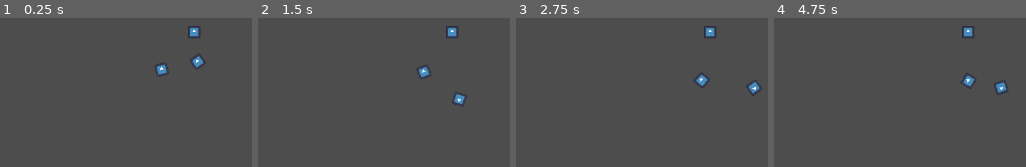
Above: before the commit, frames 1-4 (left to right).
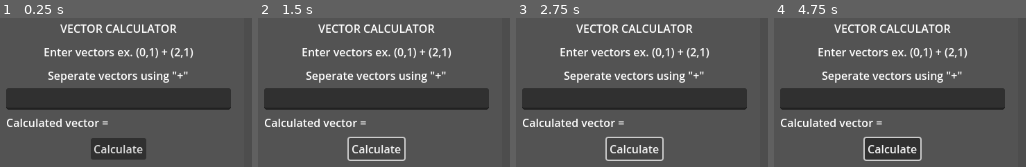
Above: after the commit, the same moments.

Repository: Hugo-Blosse/godot-physics-test
Game: Godot game, scene res://vector_calculator.tscn
The game is run twice, just before and just after one commit, with the same random seed, the same clock (stepped at 60 frames per second) and the same inputs. Before the commit the project starts from res://test.tscn. The engine's default icon, where the game draws it, is replaced by a stand-in: a white triangle on a blue panel in a dark square.
Inputs (mouse positions are in pixels of both pictures, inside the frame that each line leads up to):
- Up to frame 1 (0.25 s): no input
- Up to frame 2 (1.5 s): click (376, 149) at 0.5 s, where only the run after the commit has a clickable "Calculate"; click (376, 149) at 1.25 s, where only the run after the commit has a clickable "Calculate"
- Up to frame 3 (2.75 s): click (634, 149) at 2 s, where only the run after the commit has a clickable "Calculate"
- Up to frame 4 (4.75 s): tap Enter at 2.75 s; move the mouse to (outside the picture) at 2.77 s; tap F (finish) at 2.85 s; tap S (start) at 3.05, 3.5, 3.6 s; move the mouse to (outside the picture) at 3.52 s; tap B (ball, bound only after the commit) at 3.8, 4.35 s; move the mouse to (outside the picture) at 4.27 s; tap C (clear, bound only after the commit) at 4.55 s

The runs differ from the first frame. In frame 1, 23% of the frame differs, in the area x 2-92%, y 4-95%; in frame 2, 21%; in frame 3, 22%; in frame 4, 24%, in the area x 2-93%, y 4-96%.
Error after the commit: Invalid access of index '1' on a base object of type: 'PackedStringArray'. (res://VectorCalculator.gd:17)

Commit message:
rope and vector calculator
added working spawing rope
added vector calculator

Diff:
--- /dev/null
+++ b/VectorCalculator.gd
@@ -0,0 +1,25 @@
+extends Control
+
+
+@onready var line_edit : LineEdit = $ColorRect/MarginContainer/VBoxContainer/LineEdit
+
+@onready var answear : Label = $ColorRect/MarginContainer/VBoxContainer/Label3
+var vectors_values_1 : Array = []
+var vectors_values_2 : Array = []
+
+
+func calculate_vector():
+	var text : String = line_edit.text
+	var split_text = text.split("+")
+	for split in split_text:
+		var vector_value = split.split(",")
+		vectors_values_1.append(vector_value[0].to_int())
+		vectors_values_2.append(vector_value[1].to_int())
+	var vector : Vector2
+	for val in vectors_values_1.size():
+		vector += Vector2(vectors_values_1[val], vectors_values_2[val])
+	answear.text = str("Calculated vector = ", vector)
+
+
+func _on_line_edit_text_submitted(new_text):
+	calculate_vector()
--- /dev/null
+++ b/ball.gd
@@ -0,0 +1,5 @@
+extends RigidBody2D
+
+
+func _ready():
+	apply_force(Vector2(10000,0))
--- /dev/null
+++ b/ball.tscn
@@ -0,0 +1,17 @@
+[gd_scene load_steps=4 format=3 uid="uid://b65tepsc53jqg"]
+
+[ext_resource type="Texture2D" uid="uid://puc10aemwar4" path="res://icon.svg" id="1_cgxeg"]
+[ext_resource type="Script" path="res://ball.gd" id="1_tqfqg"]
+
+[sub_resource type="CircleShape2D" id="CircleShape2D_3yaoe"]
+radius = 55.0818
+
+[node name="Ball" type="RigidBody2D"]
+collision_layer = 2
+script = ExtResource("1_tqfqg")
+
+[node name="Sprite2D" type="Sprite2D" parent="."]
+texture = ExtResource("1_cgxeg")
+
+[node name="CollisionShape2D" type="CollisionShape2D" parent="."]
+shape = SubResource("CircleShape2D_3yaoe")
--- /dev/null
+++ b/control_panel.tscn
@@ -0,0 +1,9 @@
+[gd_scene format=3 uid="uid://b4v30y748filc"]
+
+[node name="ControlPanel" type="Control"]
+layout_mode = 3
+anchors_preset = 15
+anchor_right = 1.0
+anchor_bottom = 1.0
+grow_horizontal = 2
+grow_vertical = 2
--- /dev/null
+++ b/main.tscn
@@ -0,0 +1,7 @@
+[gd_scene load_steps=2 format=3 uid="uid://cqcf5bonx7cqy"]
+
+[ext_resource type="PackedScene" uid="uid://dm6edssnsvqga" path="res://test.tscn" id="1_g22mq"]
+
+[node name="main" type="Node2D"]
+
+[node name="test" parent="." instance=ExtResource("1_g22mq")]
--- a/project.godot
+++ b/project.godot
@@ -11,7 +11,7 @@
 [application]
 
 config/name="ropetest"
-run/main_scene="res://test.tscn"
+run/main_scene="res://vector_calculator.tscn"
 config/features=PackedStringArray("4.2", "Mobile")
 config/icon="res://icon.svg"
 
@@ -42,7 +42,18 @@
 "events": [Object(InputEventKey,"resource_local_to_scene":false,"resource_name":"","device":-1,"window_id":0,"alt_pressed":false,"shift_pressed":false,"ctrl_pressed":false,"meta_pressed":false,"pressed":false,"keycode":0,"physical_keycode":70,"key_label":0,"unicode":102,"echo":false,"script":null)
 ]
 }
+clear={
+"deadzone": 0.5,
+"events": [Object(InputEventKey,"resource_local_to_scene":false,"resource_name":"","device":-1,"window_id":0,"alt_pressed":false,"shift_pressed":false,"ctrl_pressed":false,"meta_pressed":false,"pressed":false,"keycode":0,"physical_keycode":67,"key_label":0,"unicode":99,"echo":false,"script":null)
+]
+}
+ball={
+"deadzone": 0.5,
+"events": [Object(InputEventKey,"resource_local_to_scene":false,"resource_name":"","device":-1,"window_id":0,"alt_pressed":false,"shift_pressed":false,"ctrl_pressed":false,"meta_pressed":false,"pressed":false,"keycode":0,"physical_keycode":66,"key_label":0,"unicode":98,"echo":false,"script":null)
+]
+}
 
 [rendering]
 
+textures/canvas_textures/default_texture_filter=0
 renderer/rendering_method="mobile"
--- a/rope.tscn
+++ b/rope.tscn
@@ -5,6 +5,16 @@
 [sub_resource type="CircleShape2D" id="CircleShape2D_hr1l3"]
 
 [node name="Rope" type="Node2D"]
+
+[node name="StaticBody2D2" type="StaticBody2D" parent="."]
+position = Vector2(200, 0)
+
+[node name="Sprite2D" type="Sprite2D" parent="StaticBody2D2"]
+scale = Vector2(0.14, 0.14)
+texture = ExtResource("1_fgq3u")
+
+[node name="CollisionShape2D" type="CollisionShape2D" parent="StaticBody2D2"]
+shape = SubResource("CircleShape2D_hr1l3")
 
 [node name="StaticBody2D" type="StaticBody2D" parent="."]
 position = Vector2(100, 0)
@@ -16,12 +26,8 @@
 [node name="CollisionShape2D" type="CollisionShape2D" parent="StaticBody2D"]
 shape = SubResource("CircleShape2D_hr1l3")
 
-[node name="PinJoint2D2" type="PinJoint2D" parent="StaticBody2D"]
-node_a = NodePath("..")
-node_b = NodePath("../../RigidBody2D")
-
 [node name="RigidBody2D2" type="RigidBody2D" parent="."]
-position = Vector2(103, 30)
+position = Vector2(140, 0)
 
 [node name="Sprite2D" type="Sprite2D" parent="RigidBody2D2"]
 scale = Vector2(0.14, 0.14)
@@ -30,13 +36,18 @@
 [node name="CollisionShape2D" type="CollisionShape2D" parent="RigidBody2D2"]
 shape = SubResource("CircleShape2D_hr1l3")
 
-[node name="DampedSpringJoint2D" type="DampedSpringJoint2D" parent="RigidBody2D2"]
-node_a = NodePath("../../RigidBody2D")
-node_b = NodePath("..")
-length = 10.0
+[node name="RigidBody2D3" type="RigidBody2D" parent="."]
+position = Vector2(160, 0)
+
+[node name="Sprite2D" type="Sprite2D" parent="RigidBody2D3"]
+scale = Vector2(0.14, 0.14)
+texture = ExtResource("1_fgq3u")
+
+[node name="CollisionShape2D" type="CollisionShape2D" parent="RigidBody2D3"]
+shape = SubResource("CircleShape2D_hr1l3")
 
 [node name="RigidBody2D" type="RigidBody2D" parent="."]
-position = Vector2(40, 37)
+position = Vector2(120, 0)
 
 [node name="Sprite2D" type="Sprite2D" parent="RigidBody2D"]
 scale = Vector2(0.14, 0.14)
@@ -44,3 +55,38 @@
 
 [node name="CollisionShape2D" type="CollisionShape2D" parent="RigidBody2D"]
 shape = SubResource("CircleShape2D_hr1l3")
+
+[node name="RigidBody2D4" type="RigidBody2D" parent="."]
+position = Vector2(180, 0)
+
+[node name="Sprite2D" type="Sprite2D" parent="RigidBody2D4"]
+scale = Vector2(0.14, 0.14)
+texture = ExtResource("1_fgq3u")
+
+[node name="CollisionShape2D" type="CollisionShape2D" parent="RigidBody2D4"]
+shape = SubResource("CircleShape2D_hr1l3")
+
+[node name="PinJoint2D2" type="PinJoint2D" parent="."]
+position = Vector2(110, 0)
+node_a = NodePath("../StaticBody2D")
+node_b = NodePath("../RigidBody2D")
+
+[node name="PinJoint2D" type="PinJoint2D" parent="."]
+position = Vector2(130, 0)
+node_a = NodePath("../RigidBody2D")
+node_b = NodePath("../RigidBody2D2")
+
+[node name="PinJoint2D3" type="PinJoint2D" parent="."]
+position = Vector2(150, 0)
+node_a = NodePath("../RigidBody2D2")
+node_b = NodePath("../RigidBody2D3")
+
+[node name="PinJoint2D4" type="PinJoint2D" parent="."]
+position = Vector2(170, 0)
+node_a = NodePath("../RigidBody2D3")
+node_b = NodePath("../RigidBody2D4")
+
+[node name="PinJoint2D5" type="PinJoint2D" parent="."]
+position = Vector2(190, 0)
+node_a = NodePath("../RigidBody2D4")
+node_b = NodePath("../StaticBody2D2")
--- a/rope_control.gd
+++ b/rope_control.gd
@@ -4,26 +4,49 @@
 var RopePart = preload("res://rope_part.tscn")
 
 
-var rope_part_length : float = 4.0
+var rope_part_length : float = 5.0
 var rope_parts = []
 var start_angle : float = 0.0
 
 
-func create_rope(rope_starting_position : Vector2, rope_final_position : Vector2, rope_part_start : RigidBody2D) -> void:
+func create_rope(rope_starting_position : Vector2, rope_final_position : Vector2, rope_start_part : StaticBody2D, rope_final_part : StaticBody2D) -> void:
 	var distance = rope_starting_position.distance_to(rope_final_position)
 	var rope_length = round(distance/rope_part_length)
-	start_angle = (rope_starting_position - rope_final_position).angle() - PI/2
-	for rope_part in rope_length:
-		create_rope_part(rope_part)
-	pass
+	if rope_length < 1:
+		return
+	rope_start_part.global_position = rope_starting_position
+	rope_start_part.get_node("PJ").node_a = rope_start_part.get_path()
+	rope_final_part.global_position = rope_final_position
+	start_angle = (rope_final_position - rope_starting_position).angle()
+	var rope_part = rope_start_part
+	for part in rope_length:
+		rope_part = create_rope_part(rope_part)
+		rope_part.name = str("RopePart", part)
+		rope_part.id = part
+		rope_parts.append(rope_part)
+		if rope_part.get_node("PJ").global_position.distance_to(rope_final_part.global_position) < rope_part_length:
+			print("Xd")
+			break
+	rope_parts[-1].get_node("PJ").node_b = rope_final_part.get_path()
+	rope_final_part.get_node("PJ").node_a = rope_parts[-1].get_path()
+	rope_parts[-1].get_node("PJ").node_a = rope_parts[-1].get_path()
+	rope_parts[-1].connected_part = rope_final_part
 
 
-func create_rope_part(last_part : RigidBody2D) -> void:
-	var joint : PinJoint2D = last_part.get_node("PJ")
+func create_rope_part(last_part) -> RigidBody2D:
+	var joint = last_part.get_node("PJ")
 	var rope_part = RopePart.instantiate()
-	rope_part.global_position = joint.global_position
-	rope_part.angle = start_angle
-	rope_part.last_piece = self
+	rope_part.global_position = last_part.get_node("PJ").global_position
+	rope_part.rotation = start_angle
+	rope_part.connected_part = last_part
 	add_child(rope_part)
 	joint.node_a = rope_part.get_path()
 	joint.node_b = last_part.get_path()
+	return rope_part
+
+func rope_breaks(id : int) -> void:
+	if rope_parts[id+1]:
+		print(id)
+		print(rope_parts[id+1])
+		print(rope_parts[id+1].broken)
+		rope_parts[id+1].broken = true
--- a/rope_control.tscn
+++ b/rope_control.tscn
@@ -2,5 +2,5 @@
 
 [ext_resource type="Script" path="res://rope_control.gd" id="1_5lihx"]
 
-[node name="RopeControl" type="Node"]
+[node name="RopeControl" type="Node2D"]
 script = ExtResource("1_5lihx")
--- a/rope_part.gd
+++ b/rope_part.gd
@@ -1,4 +1,16 @@
 extends RigidBody2D
 
 
-var last_piece = null
+@onready var pj = $PJ
+
+
+var connected_part
+var id : int
+var broken : bool
+
+
+func _physics_process(delta):
+	print(global_position.distance_to(connected_part.global_position))
+	if global_position.distance_to(connected_part.global_position) >= 20 && !broken:
+		pj.set_node_b("")
+		get_parent().rope_breaks(id)
--- a/rope_part.tscn
+++ b/rope_part.tscn
@@ -3,16 +3,25 @@
 [ext_resource type="Script" path="res://rope_part.gd" id="1_7mqni"]
 [ext_resource type="Texture2D" uid="uid://puc10aemwar4" path="res://icon.svg" id="1_t158d"]
 
-[sub_resource type="CircleShape2D" id="CircleShape2D_rp71v"]
+[sub_resource type="RectangleShape2D" id="RectangleShape2D_dfsuu"]
+size = Vector2(20, 15)
 
 [node name="RigidBody2D" type="RigidBody2D"]
+collision_mask = 2
+mass = 0.01
+linear_damp = 1.0
+angular_damp = 1.0
 script = ExtResource("1_7mqni")
 
 [node name="CollisionShape2D" type="CollisionShape2D" parent="."]
-shape = SubResource("CircleShape2D_rp71v")
+shape = SubResource("RectangleShape2D_dfsuu")
+
+[node name="Sprite2D" type="Sprite2D" parent="."]
+position = Vector2(0, -7.15256e-07)
+scale = Vector2(0.14, 0.125)
+texture = ExtResource("1_t158d")
 
 [node name="PJ" type="PinJoint2D" parent="."]
-
-[node name="Sprite2D" type="Sprite2D" parent="."]
-scale = Vector2(0.14, 0.14)
-texture = ExtResource("1_t158d")
+position = Vector2(10, 0)
+bias = 0.288
+softness = 1.17
--- /dev/null
+++ b/rope_part_1.tscn
@@ -0,0 +1,22 @@
+[gd_scene load_steps=4 format=3 uid="uid://dtf8kkeeswmir"]
+
+[ext_resource type="Texture2D" uid="uid://puc10aemwar4" path="res://icon.svg" id="1_gjjhj"]
+[ext_resource type="Script" path="res://rope_part_12.gd" id="1_k0wvu"]
+
+[sub_resource type="CircleShape2D" id="CircleShape2D_lm46i"]
+
+[node name="RopePart1" type="StaticBody2D"]
+collision_mask = 0
+script = ExtResource("1_k0wvu")
+
+[node name="CollisionShape2D" type="CollisionShape2D" parent="."]
+shape = SubResource("CircleShape2D_lm46i")
+
+[node name="PJ" type="PinJoint2D" parent="."]
+position = Vector2(10, 0)
+node_a = NodePath("..")
+node_b = NodePath("..")
+
+[node name="Sprite2D" type="Sprite2D" parent="."]
+scale = Vector2(0.2, 0.2)
+texture = ExtResource("1_gjjhj")
--- /dev/null
+++ b/rope_part_12.gd
@@ -0,0 +1,4 @@
+extends StaticBody2D
+
+
+var broken
--- a/rope_part_2.tscn
+++ b/rope_part_2.tscn
@@ -1,10 +1,21 @@
-[gd_scene load_steps=2 format=3 uid="uid://dvybunept5uis"]
+[gd_scene load_steps=4 format=3 uid="uid://dvybunept5uis"]
+
+[ext_resource type="Texture2D" uid="uid://puc10aemwar4" path="res://icon.svg" id="1_cdvue"]
+[ext_resource type="Script" path="res://rope_part_12.gd" id="1_wdpqn"]
 
 [sub_resource type="CircleShape2D" id="CircleShape2D_2mfrw"]
 
-[node name="RopePart2" type="RigidBody2D"]
+[node name="RopePart2" type="StaticBody2D"]
+collision_mask = 0
+script = ExtResource("1_wdpqn")
 
 [node name="CollisionShape2D" type="CollisionShape2D" parent="."]
 shape = SubResource("CircleShape2D_2mfrw")
 
+[node name="Sprite2D" type="Sprite2D" parent="."]
+scale = Vector2(0.2, 0.2)
+texture = ExtResource("1_cdvue")
+
 [node name="PJ" type="PinJoint2D" parent="."]
+position = Vector2(-10, 0)
+node_b = NodePath("..")
--- a/test.gd
+++ b/test.gd
@@ -2,7 +2,9 @@
 
 
 var RopeControl = preload("res://rope_control.tscn")
-var RopeStartPart = preload("res://rope_part_2.tscn")
+var RopePartStart = preload("res://rope_part_1.tscn")
+var RopePartFinal = preload("res://rope_part_2.tscn")
+var Ball = preload("res://ball.tscn")
 
 
 var starting_position : Vector2
@@ -16,7 +18,21 @@
 		if starting_position != Vector2.ZERO:
 			final_position = get_viewport().get_mouse_position()
 			var rope = RopeControl.instantiate()
-			var rope_start_part = RopeStartPart.instantiate()
+			add_child(rope)
+			var rope_start_part = RopePartStart.instantiate()
+			rope.add_child(rope_start_part)
+			rope_start_part.get_node("PJ").node_a = rope_start_part.get_path()
 			rope_start_part.global_position = starting_position
-			rope.create_rope(starting_position, final_position, rope_start_part)
+			var rope_final_part = RopePartFinal.instantiate()
+			rope.add_child(rope_final_part)
+			rope_final_part.global_position = final_position
+			rope.create_rope(starting_position, final_position, rope_start_part, rope_final_part)
 			starting_position = Vector2.ZERO
+	if Input.is_action_just_pressed("clear"):
+		starting_position = Vector2.ZERO
+		for children in get_children():
+			children.queue_free()
+	if Input.is_action_just_pressed("ball"):
+		var ball = Ball.instantiate()
+		ball.global_position = get_viewport().get_mouse_position()
+		add_child(ball)
--- a/test.tscn
+++ b/test.tscn
@@ -7,4 +7,4 @@
 script = ExtResource("1_sgbw4")
 
 [node name="Rope" parent="." instance=ExtResource("1_gs05i")]
-position = Vector2(190, 29)
+position = Vector2(190, 100)
--- /dev/null
+++ b/vector_calculator.tscn
@@ -0,0 +1,67 @@
+[gd_scene load_steps=2 format=3 uid="uid://dq7gk8uuom114"]
+
+[ext_resource type="Script" path="res://VectorCalculator.gd" id="1_a8gb8"]
+
+[node name="VectorCalculator" type="Control"]
+layout_mode = 3
+anchor_right = 0.314
+anchor_bottom = 0.347
+offset_right = 0.271973
+offset_bottom = 0.143997
+grow_horizontal = 2
+grow_vertical = 2
+script = ExtResource("1_a8gb8")
+
+[node name="ColorRect" type="ColorRect" parent="."]
+layout_mode = 1
+anchors_preset = -1
+anchor_right = 1.0
+anchor_bottom = 1.0
+color = Color(0.32549, 0.32549, 0.32549, 1)
+
+[node name="MarginContainer" type="MarginContainer" parent="ColorRect"]
+layout_mode = 0
+offset_left = 19.0
+offset_top = 12.0
+offset_right = 343.0
+offset_bottom = 213.0
+
+[node name="VBoxContainer" type="VBoxContainer" parent="ColorRect/MarginContainer"]
+layout_mode = 2
+
+[node name="Label" type="Label" parent="ColorRect/MarginContainer/VBoxContainer"]
+layout_mode = 2
+text = "Vector Calculator"
+horizontal_alignment = 1
+uppercase = true
+
+[node name="Label2" type="Label" parent="ColorRect/MarginContainer/VBoxContainer"]
+layout_mode = 2
+size_flags_vertical = 6
+text = "Enter vectors ex. (0,1) + (2,1)"
+horizontal_alignment = 1
+
+[node name="Label4" type="Label" parent="ColorRect/MarginContainer/VBoxContainer"]
+layout_mode = 2
+text = "Seperate vectors using \"+\""
+horizontal_alignment = 1
+
+[node name="LineEdit" type="LineEdit" parent="ColorRect/MarginContainer/VBoxContainer"]
+layout_mode = 2
+size_flags_vertical = 6
+
+[node name="Label3" type="Label" parent="ColorRect/MarginContainer/VBoxContainer"]
+layout_mode = 2
+text = "Calculated vector = "
+
+[node name="HBoxContainer" type="HBoxContainer" parent="ColorRect/MarginContainer/VBoxContainer"]
+layout_mode = 2
+size_flags_vertical = 10
+
+[node name="Button" type="Button" parent="ColorRect/MarginContainer/VBoxContainer/HBoxContainer"]
+layout_mode = 2
+size_flags_horizontal = 6
+text = "Calculate"
+
+[connection signal="text_submitted" from="ColorRect/MarginContainer/VBoxContainer/LineEdit" to="." method="_on_line_edit_text_submitted"]
+[connection signal="pressed" from="ColorRect/MarginContainer/VBoxContainer/HBoxContainer/Button" to="." method="calculate_vector"]
